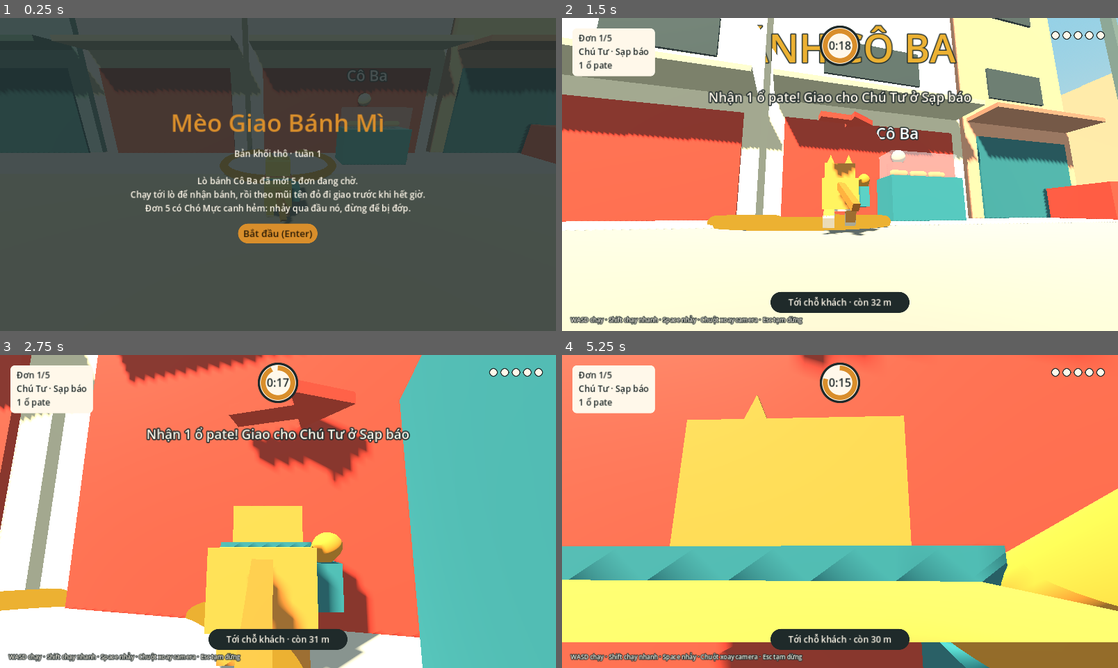
Above: before the commit, frames 1-4 (two rows, left to right).
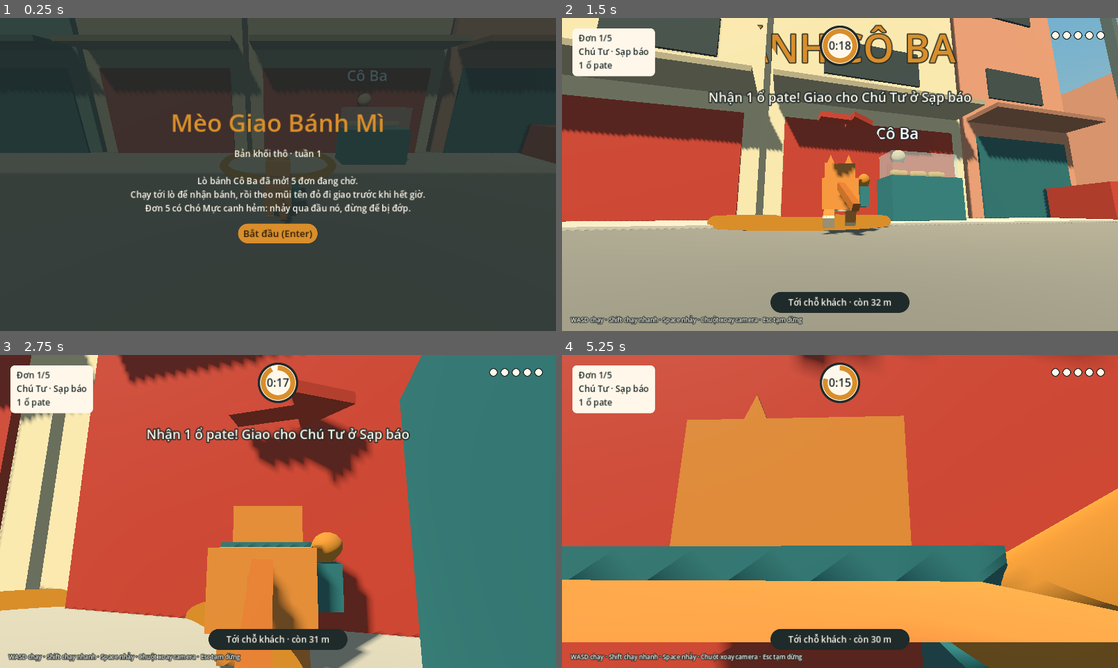
Above: after the commit, the same moments.

Repository: sangdaden/meo-giao-banh-mi
Game: Godot game, scene res://scenes/main.tscn
Same seed, same stepped clock (60 frames per second), same inputs: the game is played once before the commit and once after it.
Inputs (mouse positions are in pixels of both pictures, inside the frame that each line leads up to):
- Up to frame 1 (0.25 s): no input
- Up to frame 2 (1.5 s): click "Bắt đầu (Enter)" at 0.5 s; tap Enter (ui_accept) at 1.25 s; move the mouse to (867, 174) at 1.27 s; hold W (move_forward) from 1.28 s (still down); hold Shift (sprint) from 1.28 s (still down)
- Up to frame 3 (2.75 s): keep holding W (move_forward); tap Space (jump) at 1.52, 2.27 s; move the mouse to (250, 511) at 2.02 s; release Shift (sprint) at 2.03 s; tap Shift (sprint) at 2.1 s
- Up to frame 4 (5.25 s): keep holding W (move_forward); move the mouse to (851, 505) at 2.77 s; hold Shift (sprint) 2.78-3.53 s; move the mouse to (834, 517) at 3.52 s; tap Shift (sprint) at 3.6, 5.1 s; tap Space (jump) at 3.77, 4.52 s; move the mouse to (878, 514) at 4.27 s; hold Shift (sprint) 4.28-5.03 s; move the mouse to (795, 508) at 5.02 s

The runs differ from the first frame. In frame 2, 93% of the frame differs, in the area x 0-100%, y 0-100%; in frame 3, 93%; in frame 4, 95%.

Commit message:
Bản web: xuất HTML5 và tự đăng lên GitHub Pages
Thêm preset Web (không dùng thread nên chạy được trên GitHub Pages), workflow
GitHub Actions xuất bản web mỗi lần cập nhật main, và giảm sáng khi chạy
renderer Compatibility (WebGL) vì cùng thông số thì bị chói.

Co-Authored-By: Claude Opus 5.5 (1M context) <noreply@anthropic.com>
Claude-Session: https://claude.ai/code/session_013PZcoCxzxQJZttT13Mnv84

Diff:
--- a/scripts/main.gd
+++ b/scripts/main.gd
@@ -240,8 +240,11 @@
 	env.sky = sky
 	env.ambient_light_source = Environment.AMBIENT_SOURCE_COLOR
 	env.ambient_light_color = Color("#BFD3DA")
-	env.ambient_light_energy = 0.45
-	env.tonemap_mode = Environment.TONE_MAPPER_FILMIC
+	# Bản web chạy renderer Compatibility (WebGL), cùng thông số thì sáng chói hơn hẳn Forward+,
+	# nên giảm sáng và bỏ filmic để hai bản nhìn gần giống nhau.
+	var compat := RenderingServer.get_rendering_device() == null
+	env.ambient_light_energy = 0.3 if compat else 0.45
+	env.tonemap_mode = Environment.TONE_MAPPER_LINEAR if compat else Environment.TONE_MAPPER_FILMIC
 	env.ssao_enabled = true
 	env.fog_enabled = false
 	env.fog_light_color = Color("#F2D9A6")
@@ -253,7 +256,7 @@
 	var sun := DirectionalLight3D.new()
 	sun.rotation_degrees = Vector3(-48, -35, 0)  # nắng sáng sớm, bóng dài
 	sun.light_color = Color("#FFE8C4")
-	sun.light_energy = 0.9
+	sun.light_energy = 0.55 if compat else 0.9
 	sun.shadow_enabled = true
 	sun.directional_shadow_max_distance = 60.0
 	add_child(sun)
Not shown, changed: export_presets.cfg
Not shown, added: .github/workflows/pages.yml
Not shown, changed: .gitignore
Not shown, changed: README.md
